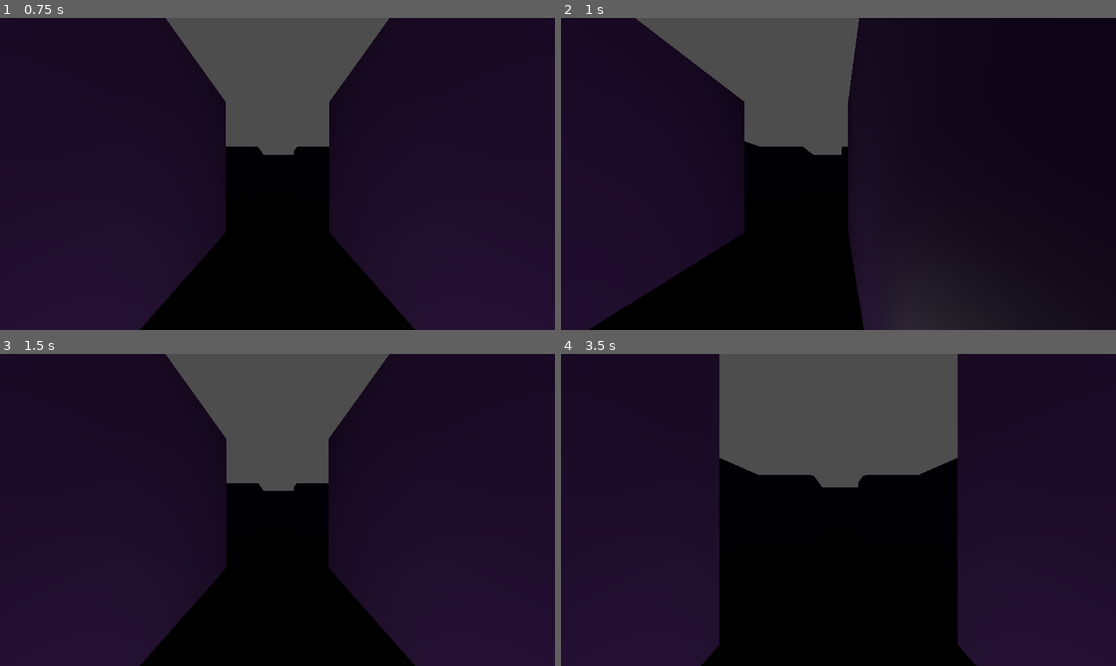
Above: before the commit, frames 1-4 (two rows, left to right).
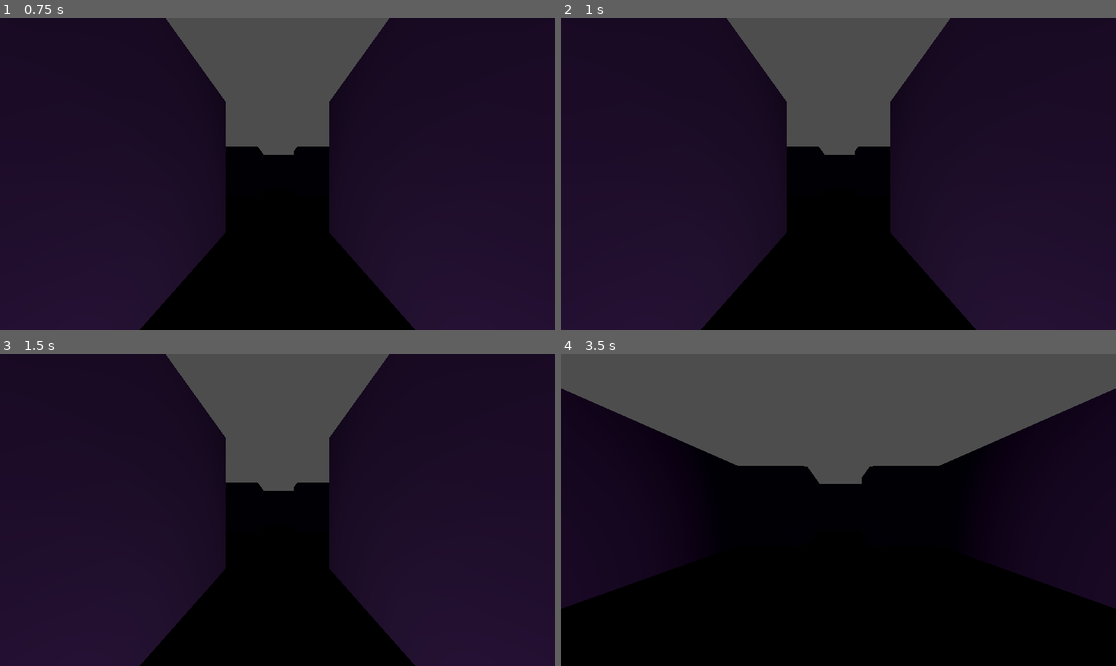
Above: after the commit, the same moments.

Repository: local-minimum/yeet-it
Game: Godot game, scene res://scenes/level.tscn
The game is run twice, just before and just after one commit, with the same random seed, the same clock (stepped at 60 frames per second) and the same inputs.
Inputs (mouse positions are in pixels of both pictures, inside the frame that each line leads up to):
- Up to frame 1 (0.75 s): tap Enter at 0.5 s; move the mouse to (399, 158) at 0.52 s; hold D (crawl_strafe_right) from 0.53 s (still down); tap Ctrl (toggle_free_look_cam_keyb) at 0.6 s; click (399, 158) at 0.67 s
- Up to frame 2 (1 s): keep holding D (crawl_strafe_right)
- Up to frame 3 (1.5 s): move the mouse to (166, 525) at 1.27 s; release D (crawl_strafe_right) at 1.28 s; hold S (crawl_backward) from 1.28 s (still down); right-click (166, 525) at 1.35 s
- Up to frame 4 (3.5 s): tap Space at 2 s; move the mouse to (894, 441) at 2.02 s; release S (crawl_backward) at 2.03 s; hold D (crawl_strafe_right) 2.03-2.78 s; tap Ctrl (toggle_free_look_cam_keyb) at 2.1 s; move the mouse to (810, 572) at 2.77 s; hold W (crawl_forward) from 2.78 s (still down); right-click (810, 572) at 2.85 s; click (810, 572) at 2.92 s

Frame 1 is identical in both runs. In frame 2, 22% of the frame differs, in the area x 5-75%, y 0-100%; in frame 3, 0.1%; in frame 4, 32%, in the area x 0-100%, y 0-100%.

Commit message:
Add passive events
Also add free look camera

Diff:
--- a/scenes/level.tscn
+++ b/scenes/level.tscn
@@ -1,8 +1,9 @@
-[gd_scene load_steps=23 format=3 uid="uid://c6rml76oe0t15"]
+[gd_scene load_steps=25 format=3 uid="uid://c6rml76oe0t15"]
 
 [ext_resource type="Script" uid="uid://c74xugjiqdyyk" path="res://scripts/gridded_level/level_features/grid_level_core.gd" id="1_2q6dc"]
 [ext_resource type="Script" uid="uid://dlbq7x82ejv6e" path="res://scripts/gridded_level/entities/grid_player_core.gd" id="2_w7c3h"]
 [ext_resource type="Script" uid="uid://b8a6yvndcxtpa" path="res://scripts/gridded_level/transportation_mode.gd" id="3_2r41h"]
+[ext_resource type="Script" uid="uid://yjtiqbwbqcdd" path="res://addons/minimum_convenience/scripts/free_look_cam.gd" id="4_82cfe"]
 [ext_resource type="Script" uid="uid://v5vk4n110r8p" path="res://scripts/gridded_level/key_ring_core.gd" id="4_klq6b"]
 [ext_resource type="Environment" uid="uid://dl1d851qrk3dk" path="res://scenes/level_environment.tres" id="4_ux5qa"]
 [ext_resource type="Script" uid="uid://d1e0odws2w1g1" path="res://scripts/gridded_level/entities/movement_executor.gd" id="5_b121j"]
@@ -32,6 +33,11 @@
 script = ExtResource("6_8c41q")
 metadata/_custom_type_script = "uid://crv5isbs0cdmp"
 
+[sub_resource type="Resource" id="Resource_ux5qa"]
+script = ExtResource("9_8iemx")
+type = 3
+metadata/_custom_type_script = "uid://dsq3qb6waenpd"
+
 [sub_resource type="Resource" id="Resource_fpun6"]
 script = ExtResource("9_8iemx")
 metadata/_custom_type_script = "uid://dsq3qb6waenpd"
@@ -64,6 +70,7 @@
 
 [node name="Head" type="Node3D" parent="Player"]
 transform = Transform3D(1, 0, 0, 0, 1, 0, 0, 0, 1, 0, 1.3, 0.75)
+script = ExtResource("4_82cfe")
 
 [node name="Camera3D" type="Camera3D" parent="Player/Head"]
 environment = ExtResource("4_ux5qa")
@@ -151,6 +158,8 @@
 id = "spawn"
 fail_exit_notice_title = ""
 fail_exit_notice_message = ""
+_activator_filter = SubResource("Resource_ux5qa")
+_passive = true
 metadata/_custom_type_script = "uid://cjhediv47ntbx"
 
 [node name="Node (0, 0, -2)" type="Node3D" parent="Geometry/Elevation 0" instance=ExtResource("7_wc255")]
--- a/scripts/gridded_level/level_features/grid_event.gd
+++ b/scripts/gridded_level/level_features/grid_event.gd
@@ -7,6 +7,9 @@
 
 ## Can be overridden by grid node side parent meta "repeatable"
 @export var _repeatable: bool = true
+
+## Passive events will never trigger by themselves
+@export var _passive: bool = false
 
 ## Can be overridden by grid node side parent meta "trigger_entire_node"
 @export var _trigger_entire_node: bool
@@ -33,7 +36,7 @@
     var side: GridNodeSide = GridNodeSide.find_node_side_parent(self, true)
     _repeatable = get_bool_override(side, "repeatable", _repeatable)
     _trigger_entire_node = get_bool_override(side, "trigger_entire_node", _trigger_entire_node)
-    if !_trigger_entire_node && _trigger_sides.is_empty():
+    if !_passive && !_trigger_entire_node && _trigger_sides.is_empty():
         push_warning("[Grid Event %s] Will never trigger because no side activates (Parentage: %s)" % [self, NodeUtils.parentage(self)])
 
 func get_bool_override(side: GridNodeSide, key: String, default: bool) -> bool:
@@ -60,7 +63,7 @@
     from_side: CardinalDirections.CardinalDirection,
     to_side: CardinalDirections.CardinalDirection,
 ) -> bool:
-    if !available() || !activates_for(feature):
+    if _passive || !available() || !activates_for(feature):
         return false
 
     if _trigger_entire_node:
